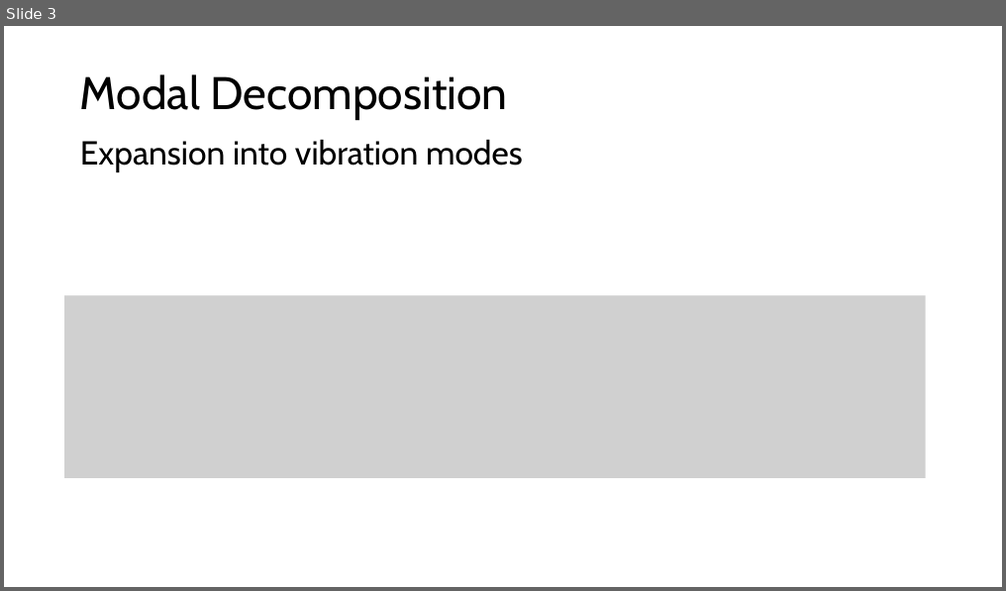
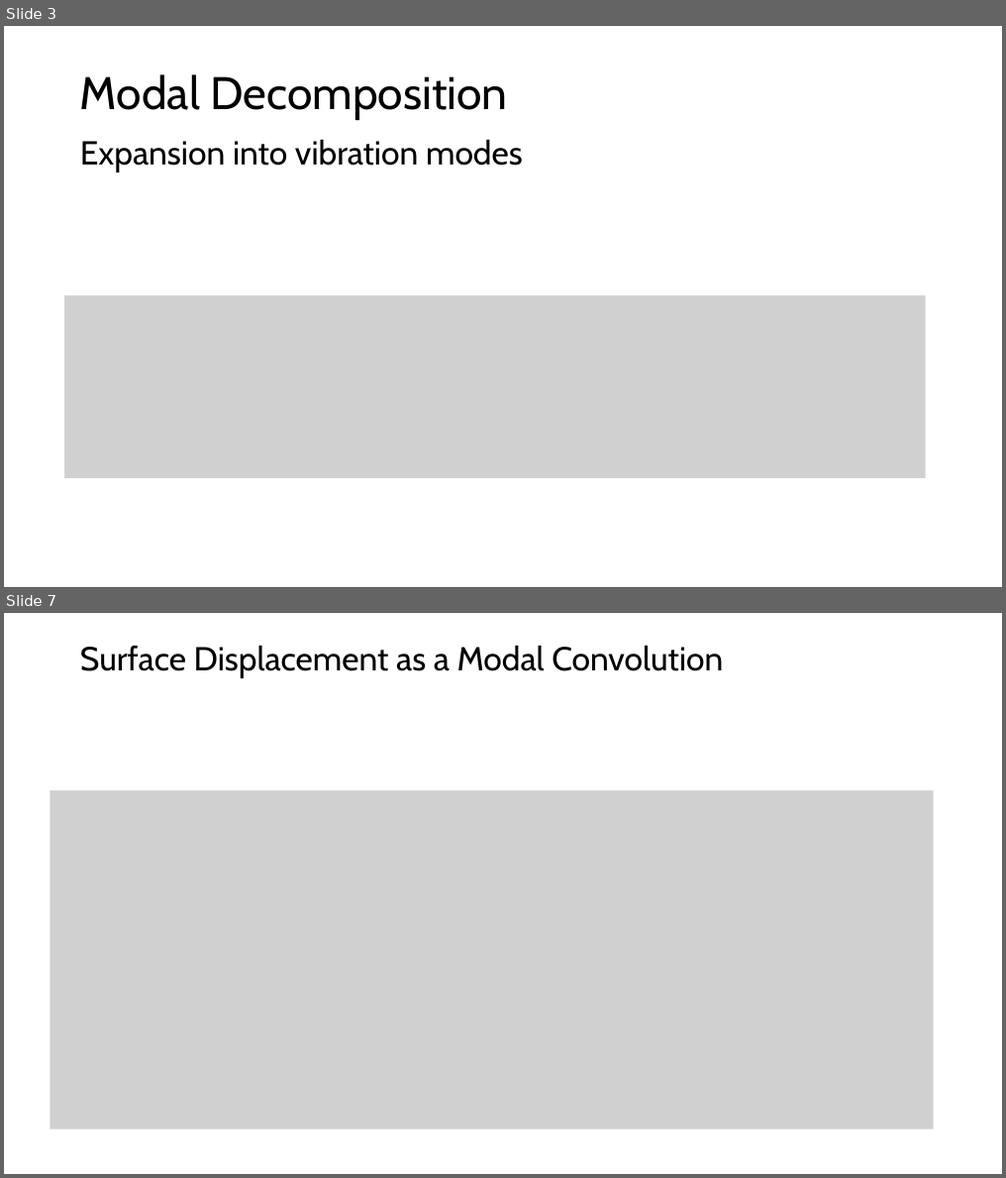
Before and after one commit to shohame/CVPR-2026, a slide deck: Docs/Hearing the Room Through the Shape of the Drum.pptx. Shown one above the other, each under a label of ours: slide 3 before the commit, slides 3 and 7 after it; the slides between them are not shown. The pictures are 1006x591 and 1006x1178 pixels, drawn with LibreOffice and Linux fonts; fonts in the diff are those of the drawing; grey boxes stand for pictures. Boxes give left, top, right and bottom in pixels: in the first picture for what was removed or moved away, otherwise in the second. Text is boxed around its words. In the diff, an @@ line names an element or a change of style, - is before the commit and + after.

```diff
--- a/Docs/Hearing the Room Through the Shape of the Drum.pptx
+++ b/Docs/Hearing the Room Through the Shape of the Drum.pptx
@@ slide 7 added at bbox=[4, 613, 1002, 1174], background #FFFFFF @@
@@ title added at bbox=[80, 645, 723, 678], 32 pt, text #000000 @@
+Surface Displacement as a Modal Convolution
@@ picture added at bbox=[50, 790, 933, 1130] @@
```
Also in this commit, not shown: 14 other slides added, 9 other files.
